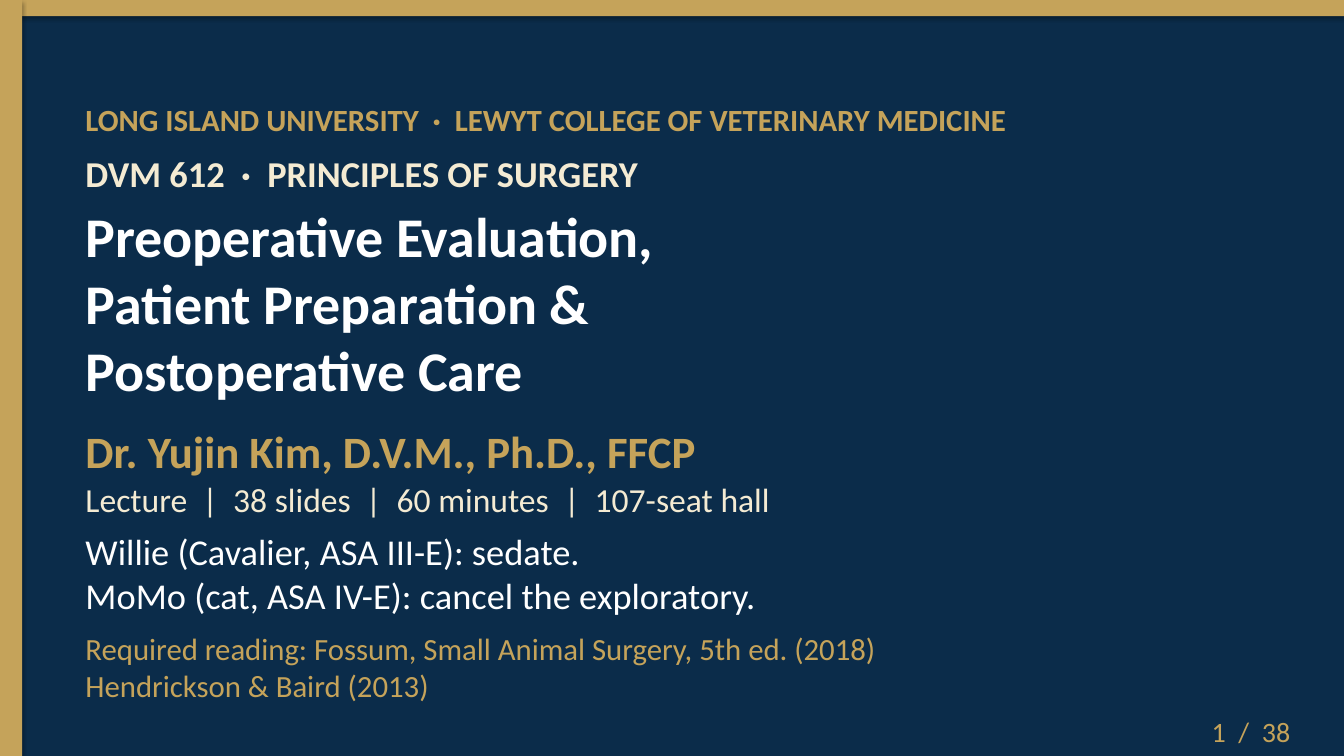
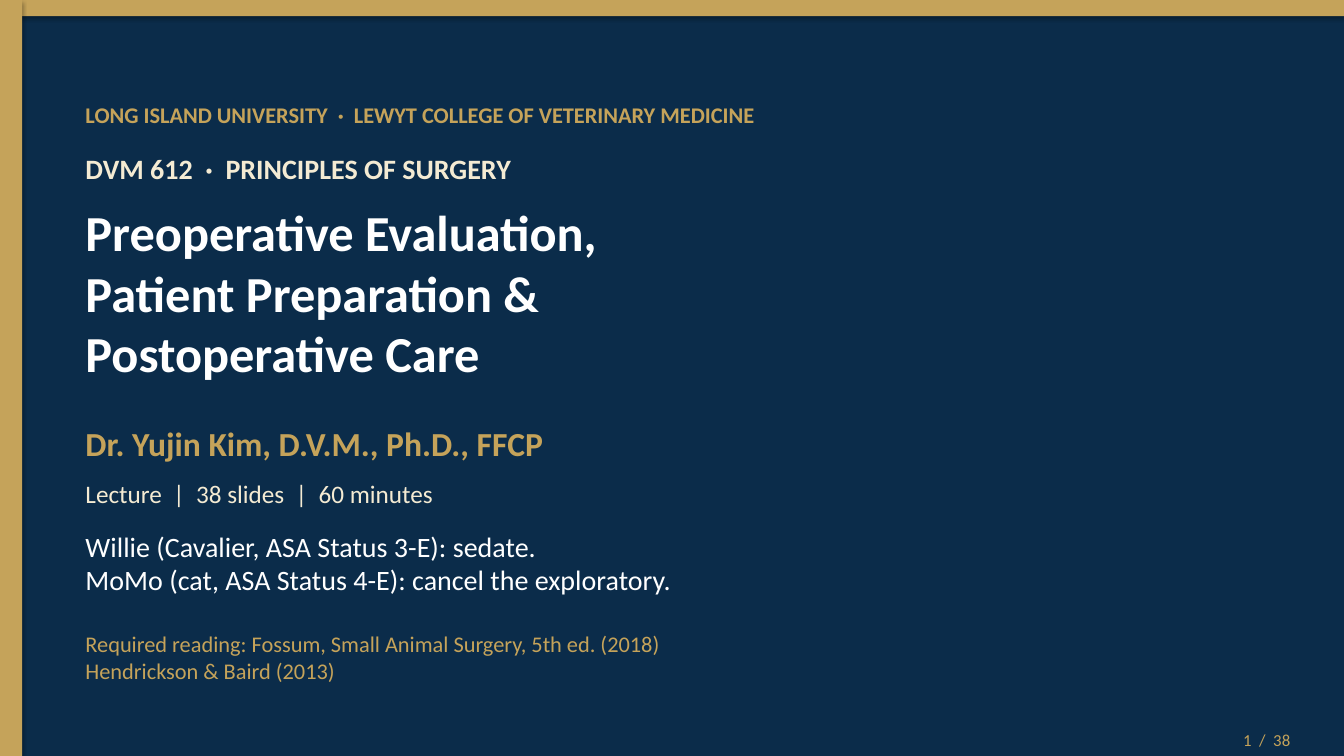
Before and after one commit to drkimvet/happycare, a slide deck: slide 1 of lectures/DVM-612_Week4_Preop_PatientPrep_Postop.pptx. Drawn at 1344x756 pixels with LibreOffice and Linux fonts; fonts in the diff are those of the drawing. Boxes give left, top, right and bottom in pixels: in the first picture for what was removed or moved away, otherwise in the second. Text is boxed around its words. In the diff, an @@ line names an element or a change of style, - is before the commit and + after.

```diff
--- a/lectures/DVM-612_Week4_Preop_PatientPrep_Postop.pptx
+++ b/lectures/DVM-612_Week4_Preop_PatientPrep_Postop.pptx
@@ text "LONG ISLAND UNIVERSITY · LEWYT ..." at [85,108,754,123]: size 22 to 16 pt @@
@@ text "DVM 612 · PRINCIPLES OF ..." at [85,160,510,180]: size 26 to 20 pt @@
@@ text "Preoperative Evaluation, Patient Preparation & ..." at [85,215,596,380]: size 40 to 36 pt @@
@@ text "Dr. Yujin Kim, D.V.M., Ph.D., ..." at [85,432,543,462]: size 32 to 24 pt @@
@@ text at [85,485,433,503]: text changed; size 24 to 18 pt @@
-Lecture | 38 slides | 60 minutes | 107-seat hall
+Lecture | 38 slides | 60 minutes
@@ text at [85,536,671,595]: text changed; size 26 to 20 pt @@
-Willie (Cavalier, ASA III-E): sedate.
-MoMo (cat, ASA IV-E): cancel the exploratory.
+Willie (Cavalier, ASA Status 3-E): sedate.
+MoMo (cat, ASA Status 4-E): cancel the exploratory.
@@ text "Required reading: Fossum, Small Animal ..." at [85,636,659,682]: size 22 to 16 pt @@
@@ text "1 / 38": place and size @@
-text "1 / 38" at [1212,723,1290,742]
+text "1 / 38" at [1243,734,1290,746]
@@ text "1 / 38" at [1243,734,1290,746]: size 20 to 12 pt @@
```
Also in this commit, not shown: 37 other slides changed, 2 other files.
